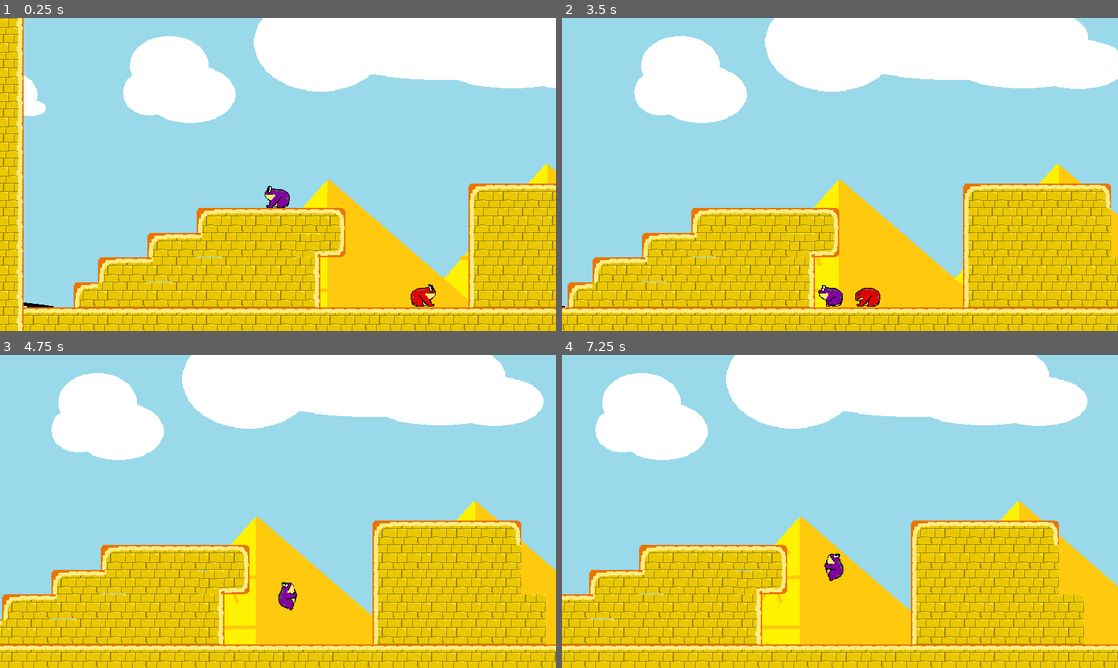
Above: before the commit, frames 1-4 (two rows, left to right).
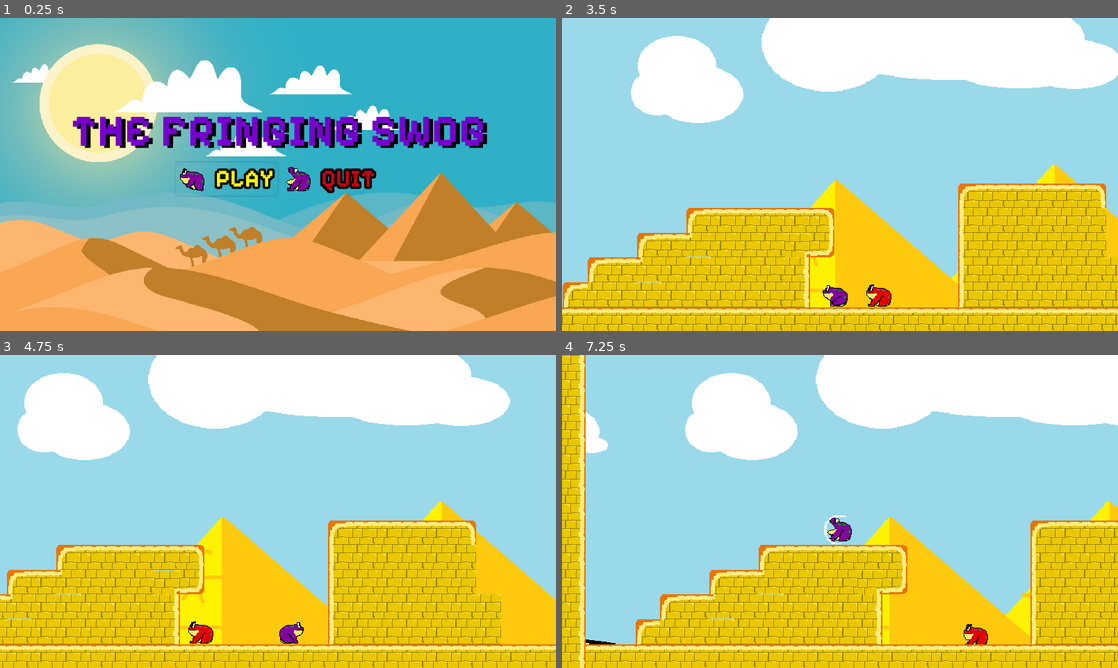
Above: after the commit, the same moments.

Repository: elj40/The-Fringing-Swog
Game: Godot game, scene res://scenes/MainMenu.tscn
Two runs of this game, one before a commit and one after it. Both use one fixed random seed, a clock stepped at 60 frames per second and the inputs below. Before the commit the project starts from res://scenes/Stage1.tscn.
Inputs (mouse positions are in pixels of both pictures, inside the frame that each line leads up to):
- Up to frame 1 (0.25 s): no input
- Up to frame 2 (3.5 s): click (789, 177) at 0.5 s, where only the run after the commit has a clickable "PLAY"; tap Enter (ui_accept) at 1.25, 1.52, 2.27 s; move the mouse to (962, 158) at 1.27 s; hold Right (ui_right) 1.28-2.78 s; click (962, 158) at 1.42 s; move the mouse to (728, 190) at 2.02 s; click (728, 190) at 2.17 s; move the mouse to (895, 105) at 2.77 s; hold Left (ui_left) from 2.78 s (still down); click (895, 105) at 2.92 s
- Up to frame 3 (4.75 s): move the mouse to (250, 574) at 3.52 s; release Left (ui_left) at 3.53 s; hold Right (ui_right) from 3.53 s (still down); click (250, 574) at 3.67 s; tap Enter (ui_accept) at 3.77, 4.52 s; move the mouse to (444, 558) at 4.27 s; click (444, 558) at 4.42 s
- Up to frame 4 (7.25 s): move the mouse to (673, 464) at 5.02 s; release Right (ui_right) at 5.03 s; hold Left (ui_left) 5.03-5.78 s; click (673, 464) at 5.17 s; tap Enter (ui_accept) at 5.27, 6.77 s; move the mouse to (867, 511) at 5.77 s; hold Right (ui_right) 5.78-6.53 s; click (867, 511) at 5.92 s; move the mouse to (756, 433) at 6.52 s; hold Left (ui_left) from 6.53 s (still down); click (756, 433) at 6.67 s

The runs differ from the first frame. In frame 1, 97% of the frame differs, in the area x 0-100%, y 0-100%; in frame 2, 10%; in frame 3, 25%; in frame 4, 39%.

Commit message:
Done with basic mainmenu

Diff:
--- a/project.godot
+++ b/project.godot
@@ -11,7 +11,7 @@
 [application]
 
 config/name="TheFringingSwog"
-run/main_scene="res://scenes/Stage1.tscn"
+run/main_scene="res://scenes/MainMenu.tscn"
 config/icon="res://icon.png"
 
 [display]
--- /dev/null
+++ b/scenes/Button_Actions.gd
@@ -0,0 +1,15 @@
+extends HBoxContainer
+
+
+func _ready():
+	$Play.grab_focus()
+	pass
+
+
+func _on_Play_pressed():
+	#Put animation here
+	get_tree().change_scene("res://scenes/Stage1.tscn")
+
+
+func _on_Quit_pressed():
+	get_tree().quit()
--- a/scenes/MainMenu.tscn
+++ b/scenes/MainMenu.tscn
@@ -1,8 +1,10 @@
-[gd_scene load_steps=9 format=2]
+[gd_scene load_steps=10 format=2]
 
 [ext_resource path="res://assets/environment/desert/startDesert.png" type="Texture" id=1]
 [ext_resource path="res://assets/fonts/PixelifySans/static/PixelifySans-Bold.ttf" type="DynamicFontData" id=2]
 [ext_resource path="res://assets/swog/Swog_Air.png" type="Texture" id=3]
+[ext_resource path="res://assets/swog/Swog_Mouth_Open-1.png.png" type="Texture" id=4]
+[ext_resource path="res://scenes/Button_Actions.gd" type="Script" id=5]
 
 [sub_resource type="DynamicFont" id=2]
 
@@ -13,12 +15,10 @@
 size = 58
 font_data = ExtResource( 2 )
 
-[sub_resource type="DynamicFont" id=4]
-size = 32
-font_data = ExtResource( 2 )
-
 [sub_resource type="DynamicFont" id=5]
 size = 32
+outline_size = 3
+outline_color = Color( 0, 0, 0, 1 )
 font_data = ExtResource( 2 )
 
 [node name="CanvasLayer" type="CanvasLayer"]
@@ -55,28 +55,34 @@
 margin_right = 720.0
 margin_bottom = 120.0
 alignment = 1
+script = ExtResource( 5 )
 
-[node name="TextureButton2" type="TextureButton" parent="MarginContainer/VBoxContainer/HBoxContainer"]
-margin_left = 297.0
-margin_right = 297.0
+[node name="Play" type="Button" parent="MarginContainer/VBoxContainer/HBoxContainer"]
+margin_left = 226.0
+margin_right = 360.0
 margin_bottom = 45.0
-stretch_mode = 5
-
-[node name="Label" type="Label" parent="MarginContainer/VBoxContainer/HBoxContainer/TextureButton2"]
-margin_right = 40.0
-margin_bottom = 14.0
-mouse_default_cursor_shape = 2
-custom_colors/font_color = Color( 0.811765, 0, 0.0761029, 1 )
-custom_colors/font_color_shadow = Color( 0, 0, 0, 1 )
-custom_fonts/font = SubResource( 4 )
-text = "PLAY"
-
-[node name="Button" type="Button" parent="MarginContainer/VBoxContainer/HBoxContainer"]
-margin_left = 301.0
-margin_right = 423.0
-margin_bottom = 45.0
-custom_colors/font_color = Color( 1, 0, 0, 1 )
+focus_neighbour_right = NodePath("../Quit")
+custom_colors/font_color_focus = Color( 1, 0.984314, 0, 1 )
+custom_colors/font_color = Color( 0.811765, 0, 0.0745098, 1 )
+custom_colors/font_color_pressed = Color( 1, 0.984314, 0, 1 )
+custom_constants/hseparation = 14
 custom_fonts/font = SubResource( 5 )
 text = "PLAY"
 icon = ExtResource( 3 )
 flat = true
+
+[node name="Quit" type="Button" parent="MarginContainer/VBoxContainer/HBoxContainer"]
+margin_left = 364.0
+margin_right = 493.0
+margin_bottom = 45.0
+focus_neighbour_left = NodePath("../Play")
+custom_colors/font_color_focus = Color( 1, 0.984314, 0, 1 )
+custom_colors/font_color = Color( 0.811765, 0, 0.0745098, 1 )
+custom_constants/hseparation = 14
+custom_fonts/font = SubResource( 5 )
+text = "QUIT"
+icon = ExtResource( 4 )
+flat = true
+
+[connection signal="pressed" from="MarginContainer/VBoxContainer/HBoxContainer/Play" to="MarginContainer/VBoxContainer/HBoxContainer" method="_on_Play_pressed"]
+[connection signal="pressed" from="MarginContainer/VBoxContainer/HBoxContainer/Quit" to="MarginContainer/VBoxContainer/HBoxContainer" method="_on_Quit_pressed"]
